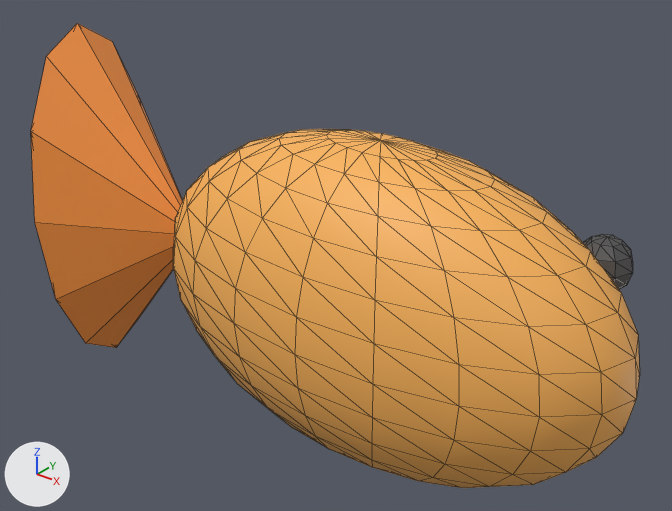
Renders of the glTF model models/objects/balik.glb from each side of a commit.
Camera for both pictures: a 50 mm lens placed at (0.758, -0.894, 0.604), pointed at (0.017, 0.032, 0.03). Arrows for +X, +Y and +Z are at lower left; the lights stay in place. The first picture is the older version. Mesh edges are drawn as thin lines. Vertices at exactly the same position are counted once.

Objects in the first picture: 'Balik'.
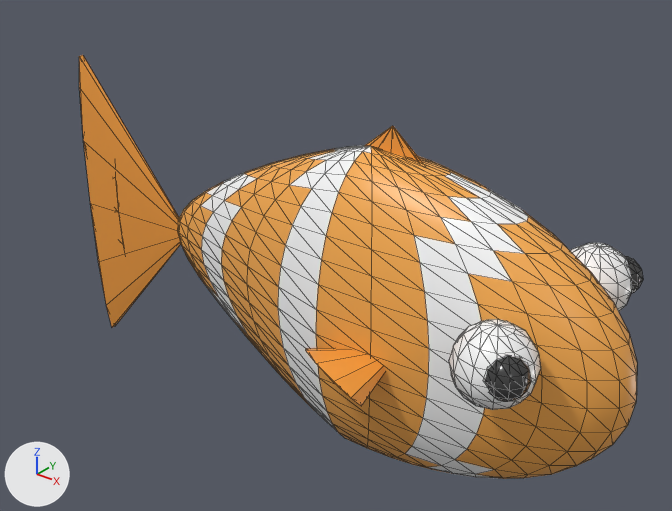
The change in detail:
Material 'Balik_Turuncu' (mat_balik_turuncu) is new.
Its base color is (0.95, 0.42, 0.08) (orange #f9ad50).
Its roughness is 0.4.
Material 'Balik_GozAk' (mat_balik_gozak) is new.
Its base color is (0.97, 0.97, 0.97) (white #fcfcfc).
Its roughness is 0.3.
Material 'Balik_Beyaz' (mat_balik_beyaz) is new.
Its base color is (0.97, 0.97, 0.97) (white #fcfcfc).
Its roughness is 0.4.
me_sphere_011 is used by ob_balik; location (0.0, 0.0, 0.0).
me_sphere_011 had 317 vertices, 622 faces and spanned x -0.475..0.475, y -0.169..0.169, z -0.296..0.296.
me_sphere_011 no longer uses material mat_balik (orange #f9b359).
me_sphere_011 now has 885 vertices, 1734 faces and spans x -0.475..0.475, y -0.181..0.181, z -0.251..0.251.
me_sphere_011 part 1: a new loose piece, a 12-sided cone pointing to +z spanning x -0.014..0.275, y -0.008..0.008, z 0.134..0.251, in mat_balik_yuzgec (orange #f6a03f).
me_sphere_011 part 2: a new loose piece, a UV sphere (12 segments, 8 rings, poles along z) spanning x 0.31..0.408, y 0.075..0.173, z 0.013..0.111, in mat_balik_gozak (white #fcfcfc).
me_sphere_011 part 3: a new loose piece, a UV sphere (12 segments, 8 rings, poles along z) spanning x 0.31..0.408, y -0.173..-0.075, z 0.013..0.111, in mat_balik_gozak (white #fcfcfc).
me_sphere_011 part 4: a new loose piece, a UV sphere (10 segments, 6 rings, poles along z) spanning x 0.36..0.41, y 0.12..0.172, z 0.042..0.095, in mat_balik_goz (dark grey #3f3f3f).
me_sphere_011 part 5: a new loose piece, a UV sphere (10 segments, 6 rings, poles along z) spanning x 0.36..0.41, y -0.172..-0.12, z 0.042..0.095, in mat_balik_goz (dark grey #3f3f3f).
me_sphere_011 part 6: the loose piece of 262 vertices spanning x -0.249..0.475, y -0.169..0.169, z -0.229..0.229 is rebuilt with 534 vertices and now spans x -0.279..0.475, y -0.111..0.111, z -0.225..0.219.
me_sphere_011 part 7: a new loose piece of 40 vertices spanning x -0.475..-0.253, y -0.017..0.017, z -0.251..0.245, in mat_balik_yuzgec (orange #f6a03f).
me_sphere_011 part 8: the loose piece of 42 vertices spanning x 0.332..0.407, y 0.083..0.158, z 0.053..0.128 is deleted.
Part 9, on me_sphere_011:
13 vertices are removed from x -0.475..-0.234, y -0.127..0.127, z -0.296..0.296.
22 faces are deleted.
Part 10, on me_sphere_011:
22 vertices are added at x 0.096..0.256, y -0.181..0.181, z -0.048..0.001.
36 new faces join them, mat_balik_yuzgec (orange #f6a03f).
me_sphere_011 gains material mat_balik_turuncu (orange #f9ad50).
me_sphere_011 gains material mat_balik_beyaz (white #fcfcfc).
me_sphere_011 gains material mat_balik_gozak (white #fcfcfc).

Where the change shows, as pixel boxes [x1, y1, x2, y2] in the pictures (672 x 511 px):
'Balik', reshaped (7% narrower, 9% shorter): before [31, 23, 640, 488]; after [79, 55, 643, 479]
part 1 of me_sphere_011, added (orange): after [365, 126, 424, 164]
part 2 of me_sphere_011, added: after [570, 243, 632, 312]
part 3 of me_sphere_011, added: after [449, 319, 541, 410]
part 4 of me_sphere_011, added: after [624, 256, 643, 294]
part 5 of me_sphere_011, added: after [484, 356, 531, 402]
part 6 of me_sphere_011, rebuilt (7% shorter): before [173, 129, 640, 488]; after [178, 145, 637, 479]
part 7 of me_sphere_011, added (orange): after [79, 55, 181, 327]
part 8 of me_sphere_011, deleted: before [583, 234, 633, 289]
part 9 of me_sphere_011, deleted (orange): before [31, 23, 183, 348]
part 10 of me_sphere_011, added (orange): after [306, 348, 386, 406]
